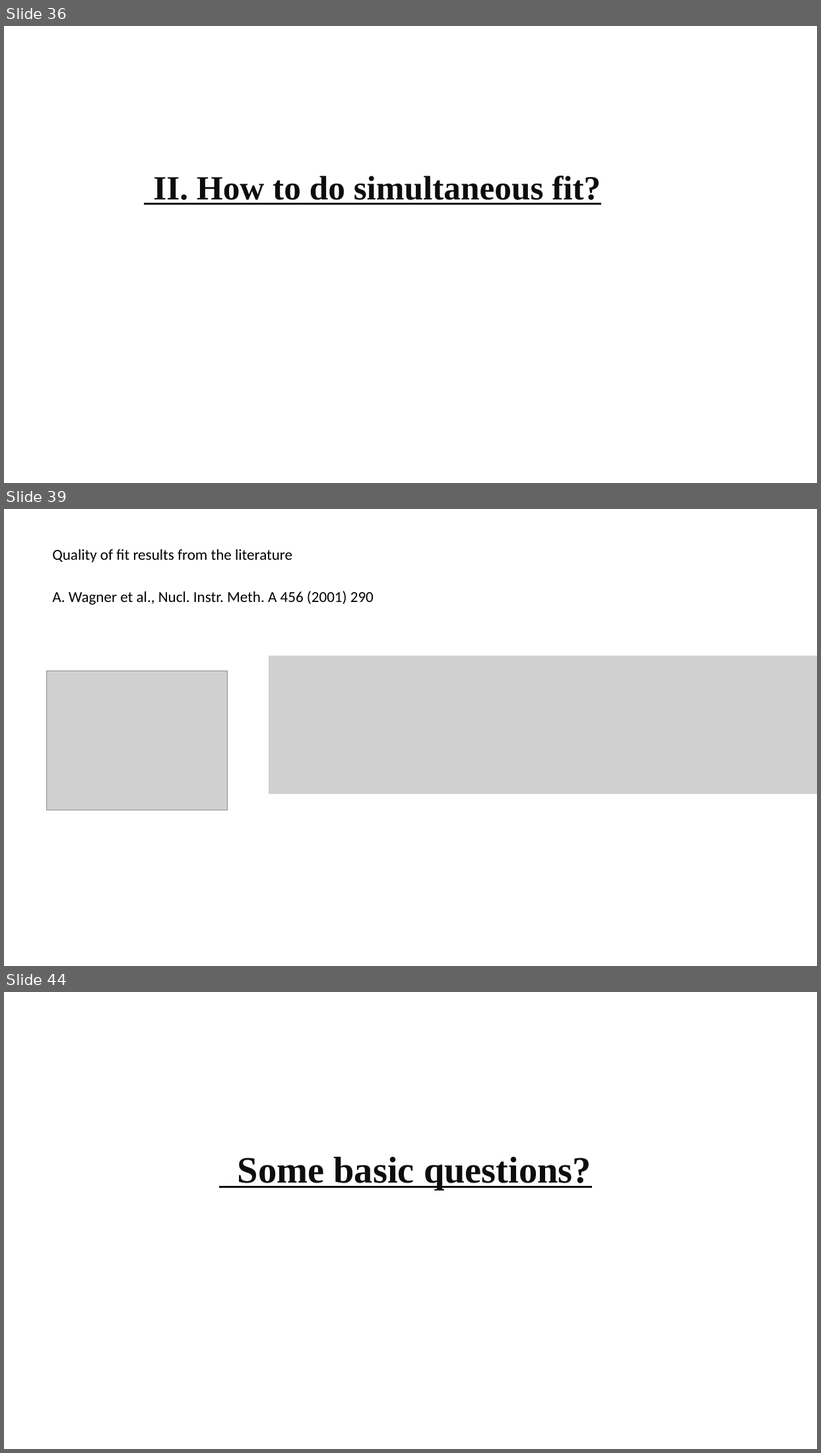
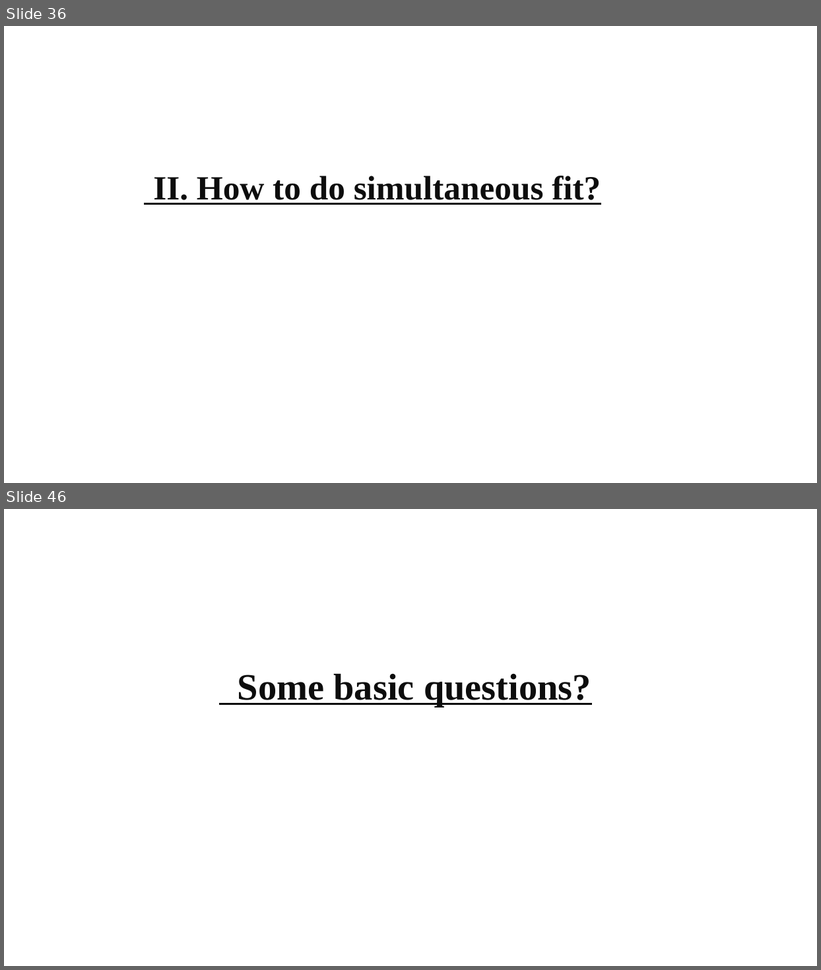
Before and after one commit to gfh16/StudyNotes, a slide deck: 2018Oct-Tutorial_HiRACsICalibrations.pptx. Shown one above the other, each under a label of ours: slides 36, 39 and 44 before the commit, slides 36 and 46 after it; the slides between them are not shown. The pictures are 821x1453 and 821x970 pixels, drawn with LibreOffice and Linux fonts; fonts in the diff are those of the drawing; grey boxes stand for pictures. Boxes give left, top, right and bottom in pixels: in the first picture for what was removed or moved away, otherwise in the second. Text is boxed around its words. In the diff, an @@ line names an element or a change of style, - is before the commit and + after.

```diff
--- a/2018Oct-Tutorial_HiRACsICalibrations.pptx
+++ b/2018Oct-Tutorial_HiRACsICalibrations.pptx
@@ slide 39 removed at box(4, 509, 817, 966), background #FFFFFF @@
@@ text removed at box(52, 549, 292, 562) @@
-Quality of fit results from the literature
@@ text removed at box(52, 591, 374, 605) @@
-A. Wagner et al., Nucl. Instr. Meth. A 456 (2001) 290
@@ picture removed at box(269, 656, 817, 795) @@
@@ picture removed at box(47, 671, 228, 811) @@
@@ what was slide 44 is now slide 46 @@
```
Also in this commit, not shown: 2 slides changed, 6 slides added, 3 other slides removed, 1 other file.
